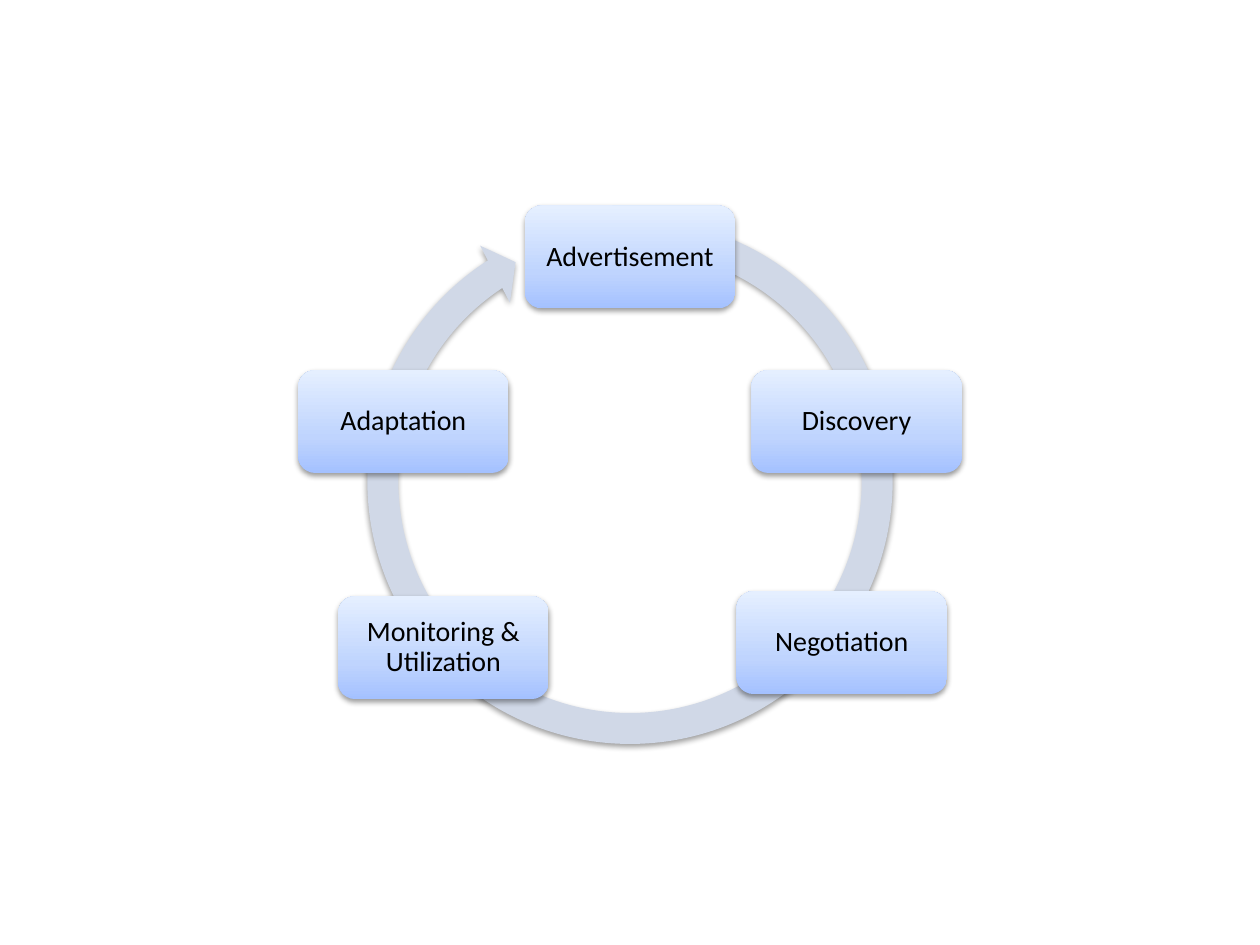
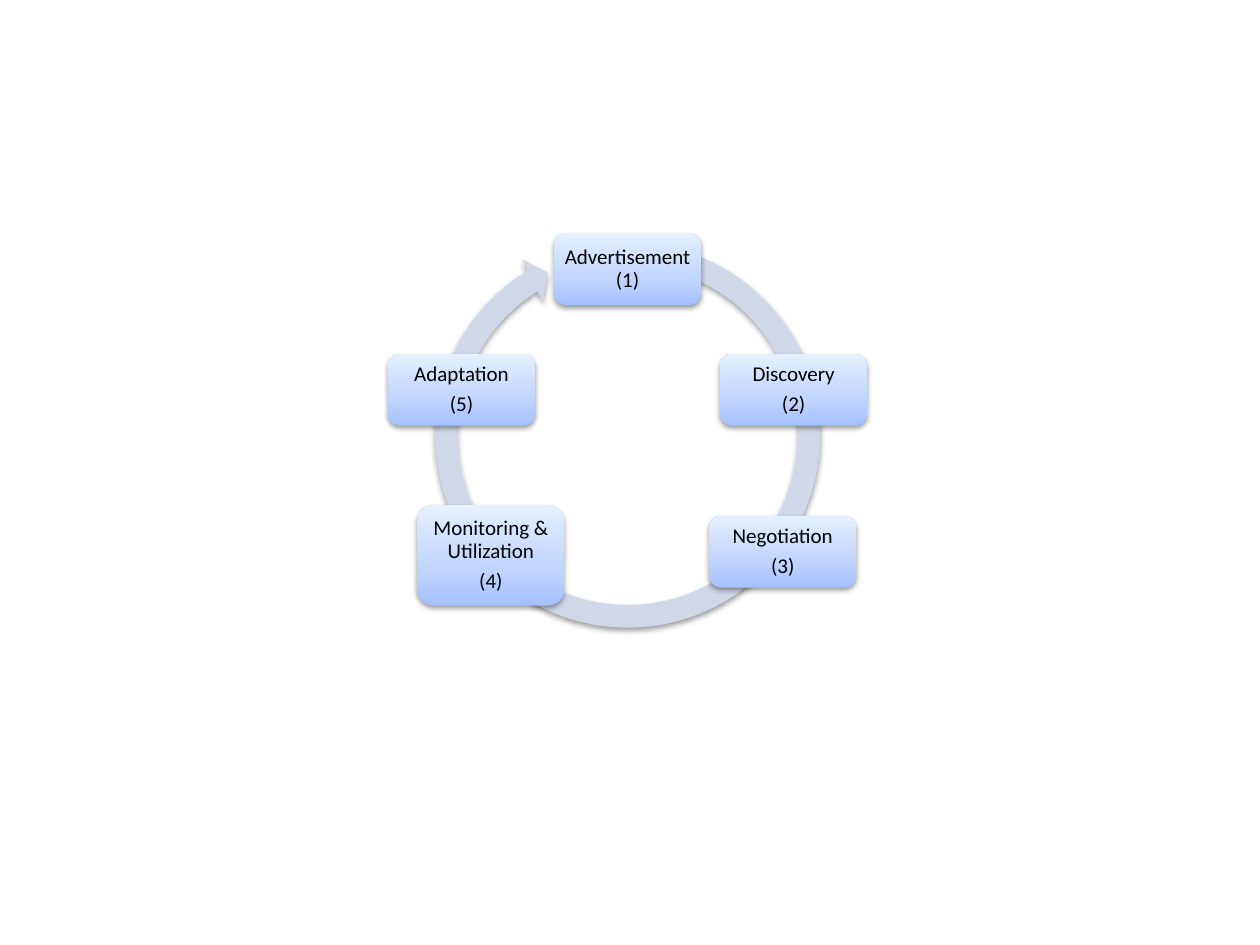
Before and after one commit to paxian/finalexam, a slide deck: slide 34 of model.pptx. Drawn at 1260x945 pixels with LibreOffice and Linux fonts; fonts in the diff are those of the drawing. Boxes give left, top, right and bottom in pixels: in the first picture for what was removed or moved away, otherwise in the second. Text is boxed around its words. In the diff, an @@ line names an element or a change of style, - is before the commit and + after.

```diff
--- a/model.pptx
+++ b/model.pptx
@@ circular arrow: place and size @@
-circular arrow at (350,202,908,760)
+circular arrow at (423,231,833,640)
@@ circular arrow at (423,231,833,640): proportions changed @@
@@ rounded rectangle: place and size @@
-rounded rectangle at (524,205,735,309)
+rounded rectangle at (554,233,701,305)
@@ text at (565,249,690,290): text changed; size 16 to 12 pt @@
-Advertisement
+Advertisement (1)
@@ rounded rectangle: place and size @@
-rounded rectangle at (299,370,509,474)
+rounded rectangle at (388,354,534,426)
@@ text "Adaptation": place and size @@
-text "Adaptation" at (340,410,466,435)
+text "Adaptation" at (414,366,509,414)
@@ rounded rectangle: place and size @@
-rounded rectangle at (751,370,961,474)
+rounded rectangle at (721,354,867,426)
@@ text "Discovery": place and size @@
-text "Discovery" at (802,411,911,435)
+text "Discovery" at (753,366,835,414)
@@ text at (414,366,509,385): size 16 to 12 pt in "Adaptation"; less space between paragraphs @@
@@ text at (753,366,835,385): size 16 to 12 pt in "Discovery"; less space between paragraphs @@
@@ text at (450,396,473,414): paragraph added @@
+(5)
@@ text at (782,396,805,414): paragraph added @@
+(2)
@@ rounded rectangle: place and size @@
-rounded rectangle at (338,596,548,699)
+rounded rectangle at (417,505,563,606)
@@ text "Monitoring & Utilization": place and size @@
-text "Monitoring & Utilization" at (367,621,501,672)
+text "Monitoring & Utilization" at (433,520,534,591)
@@ text at (433,520,534,558): size 16 to 12 pt in "Monitoring & Utilization"; less space between paragraphs @@
@@ rounded rectangle: place and size @@
-rounded rectangle at (737,591,948,694)
+rounded rectangle at (709,515,856,587)
@@ text "Negotiation": place and size @@
-text "Negotiation" at (775,631,908,656)
+text "Negotiation" at (733,528,833,576)
@@ text at (733,528,833,547): size 16 to 12 pt in "Negotiation"; less space between paragraphs @@
@@ text at (771,558,794,576): paragraph added @@
+(3)
@@ text at (479,573,502,591): paragraph added @@
+(4)
```
Also in this commit, not shown: 3 other slides changed, 1 slide added, 5 other files.
